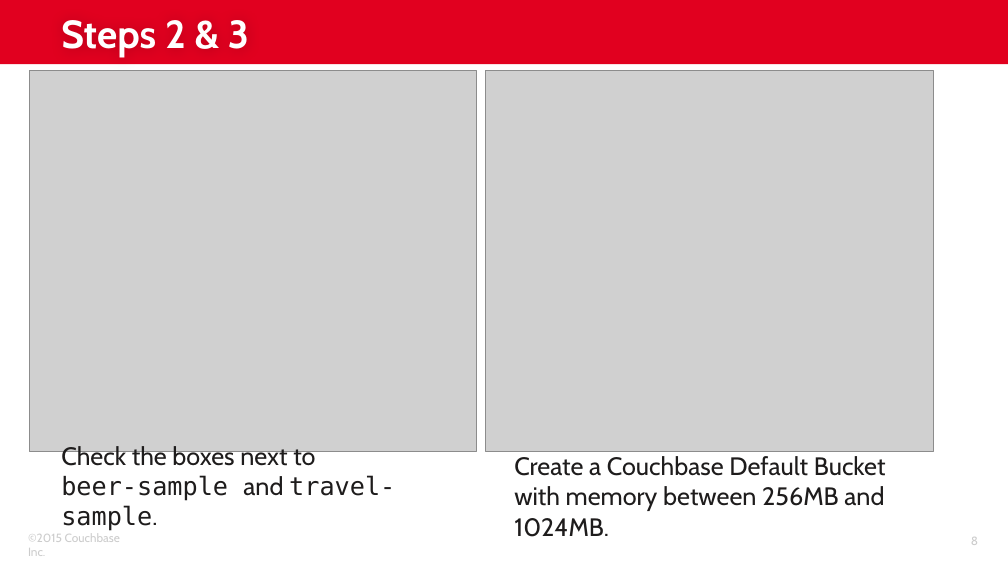
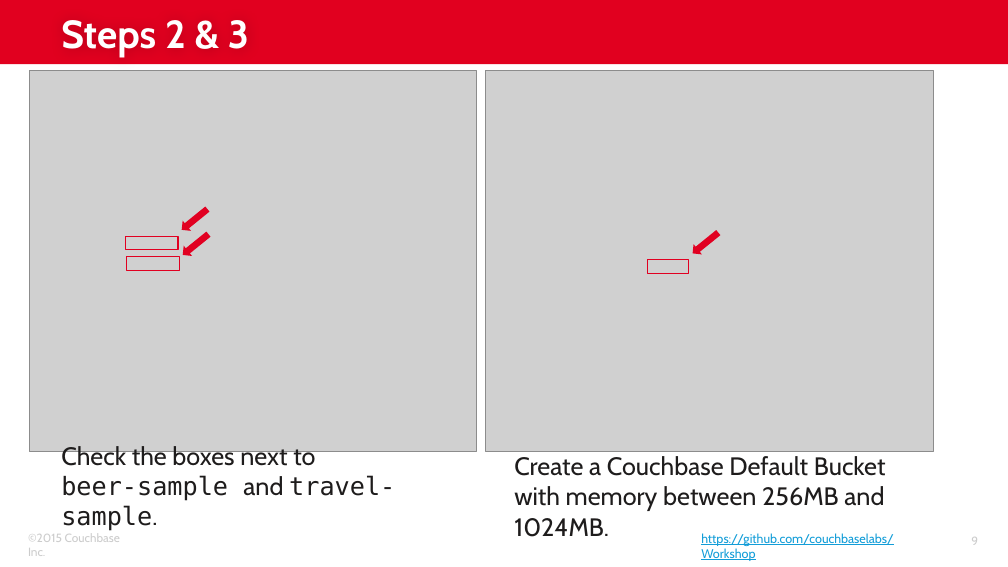
Before and after one commit to subalakr/workshop, a slide deck: slide 9 of server/presentations/02_Lab_Setup.pptx (slide 8 before the commit). Drawn at 1008x567 pixels with LibreOffice and Linux fonts; fonts in the diff are those of the drawing; grey boxes stand for pictures; background and template pictures are left out. Boxes give left, top, right and bottom in pixels: in the first picture for what was removed or moved away, otherwise in the second. Text is boxed around its words. In the diff, an @@ line names an element or a change of style, - is before the commit and + after.

```diff
--- a/server/presentations/02_Lab_Setup.pptx
+++ b/server/presentations/02_Lab_Setup.pptx
@@ left arrow added at box(178, 204, 212, 235), fill #E10021 @@
@@ rectangle added at box(125, 236, 177, 250), outline #E10021 0.75 pt @@
@@ left arrow added at box(179, 229, 213, 260), fill #E10021 @@
@@ left arrow added at box(688, 228, 722, 259), fill #E10021 @@
@@ rectangle added at box(126, 257, 178, 271), outline #E10021 0.75 pt @@
@@ rectangle added at box(647, 260, 688, 274), outline #E10021 0.75 pt @@
@@ text added at box(701, 533, 894, 561), 9 pt, text #129DD8, underline @@
+https://github.com/couchbaselabs/Workshop
```
Also in this commit, not shown: 12 other slides changed, 1 slide added.
